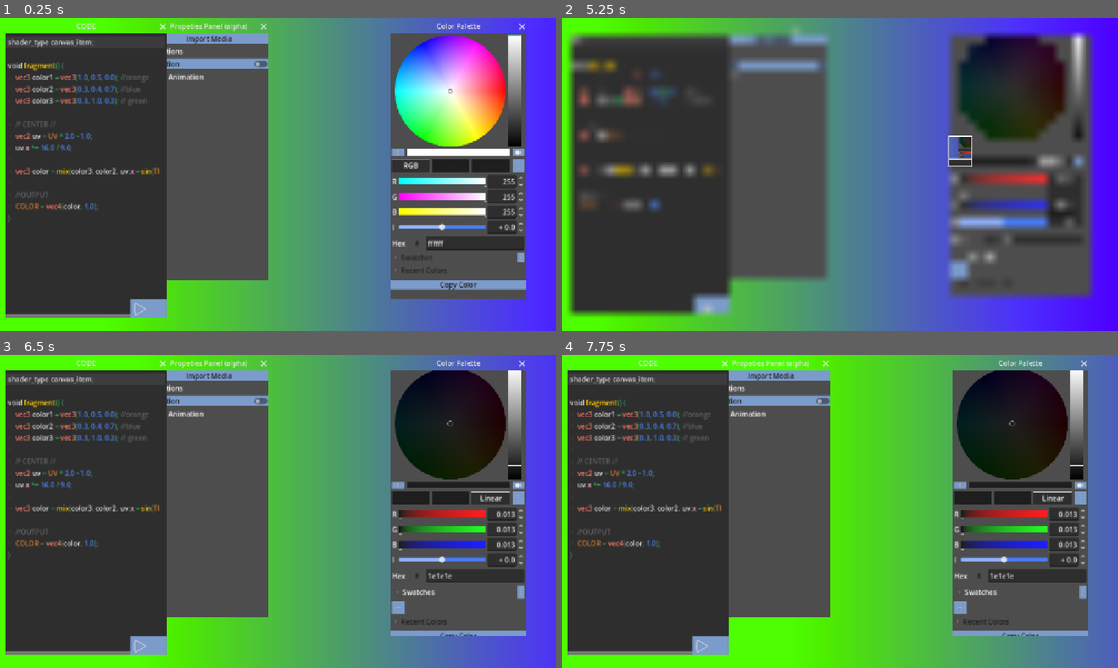
Above: before the commit, frames 1-4 (two rows, left to right).
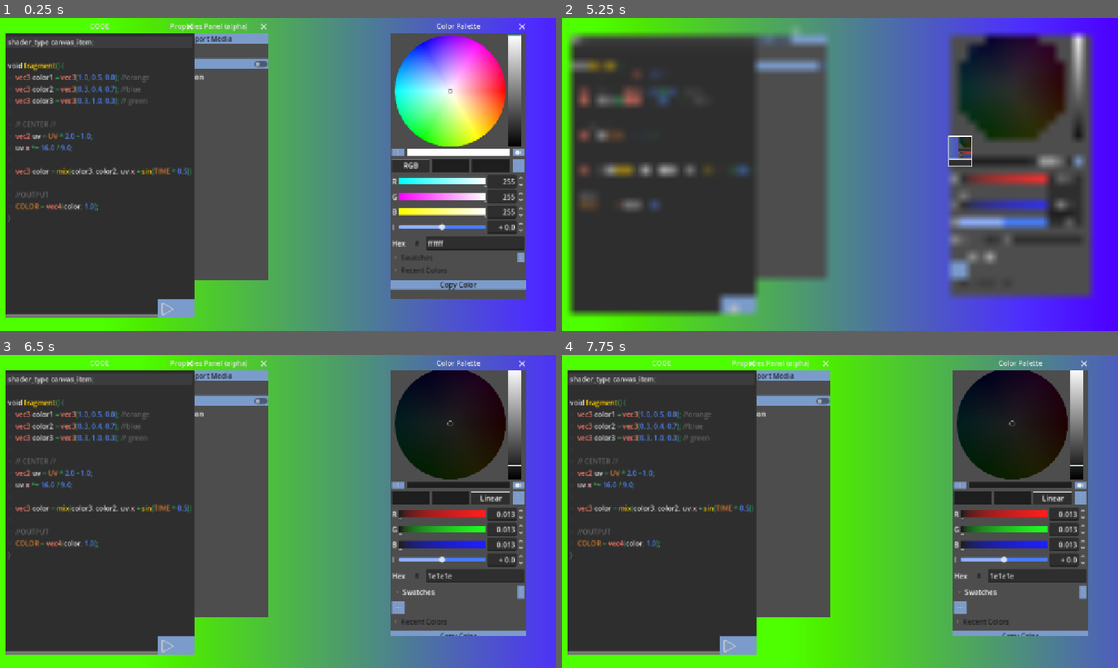
Above: after the commit, the same moments.

Repository: Juju-brz/GDVJ-2
Game: Godot game, scene res://scenes/main.tscn
Two runs of this game, one before a commit and one after it. Both use one fixed random seed, a clock stepped at 60 frames per second and the inputs below. The engine's default icon, where the game draws it, is replaced by a stand-in: a white triangle on a blue panel in a dark square.
Inputs (mouse positions are in pixels of both pictures, inside the frame that each line leads up to):
- Up to frame 1 (0.25 s): no input
- Up to frame 2 (5.25 s): click (962, 152) at 0.5 s; click "RGB" at 1.25 s; click "HSV" at 2 s; click "Linear" at 2.75 s; click "#" at 3.5 s; click "Swatches" at 4.25 s; click (962, 149) at 5 s
- Up to frame 3 (6.5 s): click "RGB" at 5.75 s
- Up to frame 4 (7.75 s): click "HSV" at 6.5 s; click "Linear" at 7.25 s

The runs differ from the first frame. In frame 1, 5.2% of the frame differs, in the area x 7-35%, y 1-96%; in frame 2, 4.2%; in frame 3, 5.2%; in frame 4, 5.2%.

Commit message:
few updates

Diff:
--- a/UI/CodeLine.tscn
+++ b/UI/CodeLine.tscn
@@ -13,7 +13,7 @@
 oversampling_override = 1.0
 title = "CODE"
 position = Vector2i(12, 36)
-size = Vector2i(373, 654)
+size = Vector2i(435, 654)
 
 [node name="Fragment" type="CodeEdit" parent="Control" unique_id=1104231432]
 anchors_preset = 15
--- a/scenes/media.tscn
+++ b/scenes/media.tscn
@@ -1,13 +1,9 @@
 [gd_scene format=3 uid="uid://d3152mxnx3mng"]
 
 [ext_resource type="Texture2D" uid="uid://dyf2tlsdgaykh" path="res://icon.svg" id="1_hqyvl"]
-[ext_resource type="Shader" uid="uid://dk5m5cktmvsho" path="res://shaders/blendmode.gdshader" id="1_qw4y4"]
 [ext_resource type="Script" uid="uid://f383p0vyc7fk" path="res://scripts/media.gd" id="2_p5jcl"]
 
 [sub_resource type="ShaderMaterial" id="ShaderMaterial_bvi38"]
-shader = ExtResource("1_qw4y4")
-shader_parameter/multiplyblend = true
-shader_parameter/blend_color = Color(1, 1, 1, 1)
 
 [sub_resource type="CircleShape2D" id="CircleShape2D_0e48y"]
 radius = 105.0
--- a/scripts/media.gd
+++ b/scripts/media.gd
@@ -17,9 +17,24 @@
 	set_process_input(true)
 	#GLOBAL.color_changed.connect(_on_color_changed)
 
-	var mat := CanvasItemMaterial.new()
-	mat.blend_mode = CanvasItemMaterial.BLEND_MODE_MUL
+	### MULTIPLY BLEND MODE ###
+	var shader := Shader.new()
+	shader.code = """
+shader_type canvas_item;
+render_mode blend_mul;
+
+void fragment() {
+	vec4 c = texture(TEXTURE, UV);
+	// transparent -> blanc (neutre), opaque -> sa vraie couleur
+	COLOR = vec4(mix(vec3(1.0), c.rgb, c.a), 1.0);
+}
+"""
+	var mat := ShaderMaterial.new()
+	mat.shader = shader
 	material = mat
+	### MULTIPLY BLEND MODE ###
+
+
 
 func _input(event):
 	if Input.is_action_just_pressed("media_change_mode"):
@@ -74,14 +89,19 @@
 			if Input.is_action_just_pressed("media_back"):
 				send_to_back()
 
+			if Input.is_action_just_pressed("media_delete"):
+				delete_image()
+
+func delete_image():
+	queue_free()
+
 func _process(delta):
 	if is_dragging:
 		if lock == true:
 			pass
 		else:
 			global_position = get_global_mouse_position() + drag_offset
-	#sprite.material.set_shader_parameter("blend_color", color_rect.color)
-	#emetteur.color_changed.connect(_on_color)
+
 
 func bring_to_front() -> void:
 	get_parent().move_child(self, -1)
--- a/scripts/media_import.gd
+++ b/scripts/media_import.gd
@@ -1,15 +1,5 @@
 extends Node2D
 
-### BLEND MODE ###
-# Called when the node enters the scene tree for the first time.
-#@export var texRect :TextureRect
-## Called when the node enters the scene tree for the first time.
-#
-#func _ready() -> void:
-	#var mat := CanvasItemMaterial.new()
-	#mat.blend_mode = CanvasItemMaterial.BLEND_MODE_MUL
-	#material = mat
-#
 
 
 ### IMPORT MEDIA ###
@@ -32,6 +22,7 @@
 
 func on_file_selected(path: String) -> void:
 	var image = Image.load_from_file(path)
+	var sequence = AnimatedSprite2D
 	var texture = ImageTexture.create_from_image(image)
 	var new_instance = MediaScene.instantiate()
 	add_child(new_instance)
@@ -58,19 +49,18 @@
 		new_instance.position = screen_size * 0.5
 
 	instances.append(new_instance)
-	#canvas.add_child(new_instance)
-	#print("add media ", new_instance)
-	#print("position", new_instance.position)
-	#print(new_instance.is_inside_tree())
-	#print(new_instance.get_parent().get_path())
-	#print(new_instance.visible, " ", new_instance.get_global_position())
-	#new_instance.color_rect = color_rect
+	print("add media ", new_instance)
+	print("position", new_instance.position)
+	print(new_instance.is_inside_tree())
+	print(new_instance.get_parent().get_path())
+	print(new_instance.visible, " ", new_instance.get_global_position())
 
-func remove_last_image() -> void:
-	if instances.size() > 0:
-		var last = instances.pop_back()
-		last.queue_free()
 
-func _input(event: InputEvent) -> void:
-	if Input.is_action_just_pressed("media_delete"):
-		remove_last_image()
+#func remove_last_image() -> void:
+	#if instances.size() > 0:
+		#var last = instances.pop_back()
+		#last.queue_free()
+
+#func _input(event: InputEvent) -> void:
+	#if Input.is_action_just_pressed("media_delete"):
+		#remove_last_image()
Binary file added: media/Lain_(Casuall).png
Not shown, added: media/Lain_(Casuall).png.import
